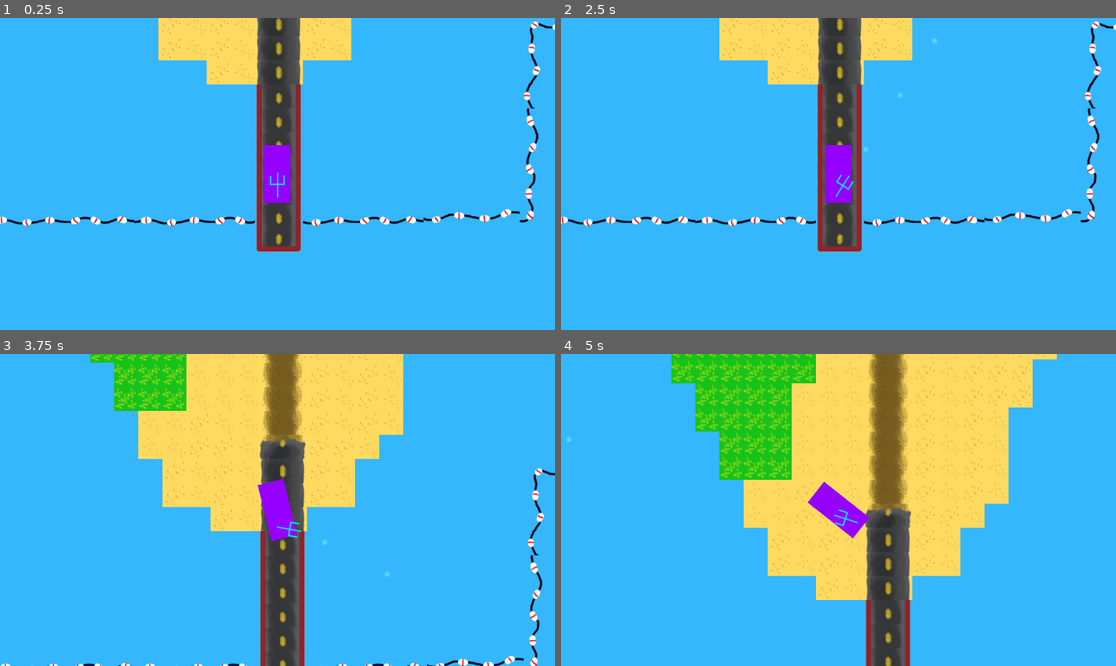
Above: before the commit, frames 1-4 (two rows, left to right).
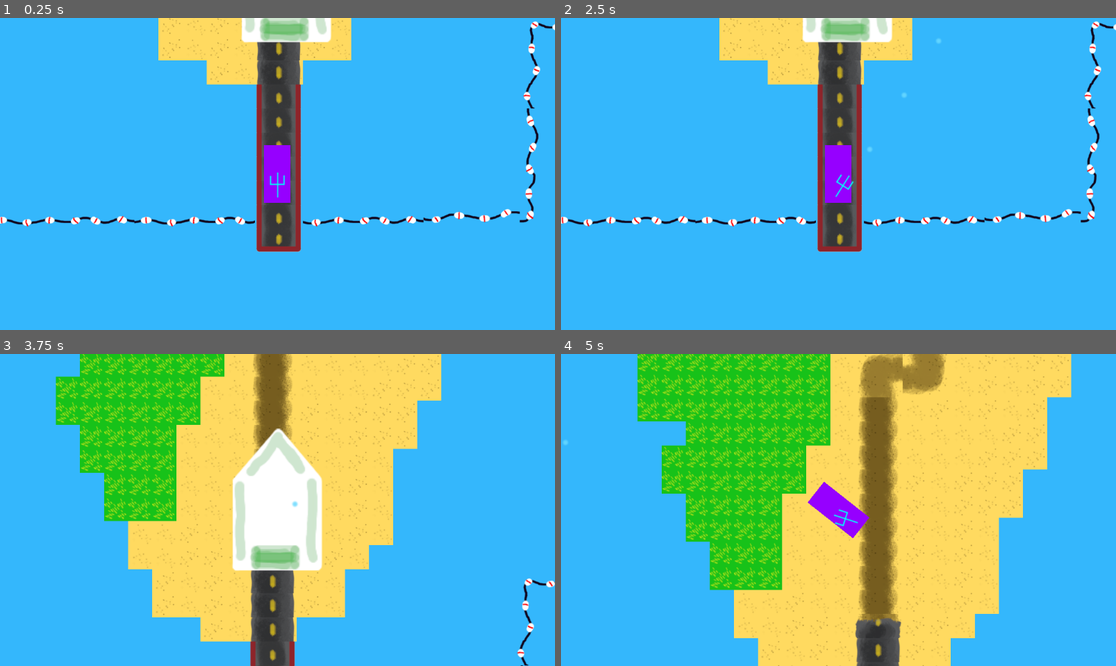
Above: after the commit, the same moments.

Repository: JoshuaKabo/Bothell-Jammin-PSW
Game: Godot game, scene res://GameAssets/main_scene.tscn
Two runs of this game, one before a commit and one after it. Both use one fixed random seed, a clock stepped at 60 frames per second and the inputs below. Sound files missing from this copy of the repository are replaced by a short silence.
Inputs (mouse positions are in pixels of both pictures, inside the frame that each line leads up to):
- Up to frame 1 (0.25 s): no input
- Up to frame 2 (2.5 s): tap Enter at 0.5 s; move the mouse to (960, 158) at 0.52 s; press the mouse at (960, 158) at 0.53 s; hold D (steer_right) 0.53-1.28 s; move the mouse to (727, 189) at 1.27 s; release the mouse at (727, 189) at 1.28 s; hold Down (brake) 1.28-2.03 s; click (727, 189) at 1.35 s; tap Space at 2 s; move the mouse to (894, 105) at 2.02 s; press the mouse at (894, 105) at 2.03 s; hold D (steer_right) from 2.03 s (still down)
- Up to frame 3 (3.75 s): tap Enter at 2.75 s; move the mouse to (249, 572) at 2.77 s; release D (steer_right) at 2.78 s; release the mouse at (249, 572) at 2.78 s; hold Up (accelerate) 2.78-3.53 s; click (249, 572) at 2.85 s; move the mouse to (444, 556) at 3.52 s; press the mouse at (444, 556) at 3.53 s; hold Left (steer_left) from 3.53 s (still down)
- Up to frame 4 (5 s): keep holding Left (steer_left); move the mouse to (672, 463) at 4.27 s; release the mouse at (672, 463) at 4.28 s; click (672, 463) at 4.35 s

The runs differ from the first frame. In frame 1, 1.3% of the frame differs, in the area x 43-60%, y 0-9%; in frame 2, 1.3%; in frame 3, 34%; in frame 4, 36%, in the area x 0-92%, y 0-100%.

Commit message:
ferry carries player

Diff:
--- /dev/null
+++ b/GameAssets/Items/ferry.gd
@@ -0,0 +1,72 @@
+extends CharacterBody2D
+
+const SPEED = 300.0
+
+var audio_player
+@export var sound_ferry_start: AudioStream
+@export var sound_ferry_loop: AudioStream
+@export var sound_ferry_stop: AudioStream
+
+@export var objective: Node2D
+var objective_pos_tolerance = 10.0
+
+var is_traveling = false
+var player_car = null
+
+func _ready():
+	audio_player = get_node("FerryAudio")
+
+func _physics_process(_delta):
+	# if is_traveling and is not within objective_pos_tolerance of objective
+	# move towards objective
+	if is_traveling:
+		if objective:
+			var objective_pos = objective.get_global_position()
+			var distance = objective_pos.distance_to(get_global_position())
+			if distance > objective_pos_tolerance:
+				player_car.set_global_position(get_global_position())
+				var direction = (objective_pos - get_global_position()).normalized()
+				velocity = direction * SPEED
+				move_and_slide()
+			else:
+				objective_reached()
+		else:
+			is_traveling = false
+			audio_player.stop()
+			audio_player.stream = sound_ferry_stop
+			audio_player.play()
+
+	move_and_slide()
+
+func objective_reached():
+	velocity = Vector2(0, 0)
+	is_traveling = false
+	audio_player.stop()
+	audio_player.stream = sound_ferry_stop
+	audio_player.play()
+	remove_child(player_car)
+	player_car = null
+
+func retrieve_player():
+	if player_car:
+		# add the player car as a child of this ferry's scene
+		# add_child(player_car)
+
+		# set the player car's position to this ferry's position
+		player_car.set_global_position(get_global_position())
+
+
+# on collision enter
+# if the collision is with the player
+# and this ferry has an objective
+# go to the objective
+func _on_area_2d_body_entered(body:Node2D):
+	print("entered ferry area")
+
+	# we know that the body is a player because of the collision mask
+	if objective:
+		player_car = body
+		retrieve_player()
+		is_traveling = true
+		audio_player.stream = sound_ferry_start
+		audio_player.play()
--- a/GameAssets/Items/ferry.tscn
+++ b/GameAssets/Items/ferry.tscn
@@ -1,16 +1,29 @@
-[gd_scene load_steps=3 format=3 uid="uid://c8w5k5eo65kx8"]
+[gd_scene load_steps=4 format=3 uid="uid://c8w5k5eo65kx8"]
 
+[ext_resource type="Script" path="res://GameAssets/Items/ferry.gd" id="1_6gdgx"]
 [ext_resource type="Texture2D" uid="uid://dba0m2byr2grh" path="res://GameAssets/Items/Sprites/ferry.png" id="1_hdoug"]
 
 [sub_resource type="CapsuleShape2D" id="CapsuleShape2D_u71b7"]
 radius = 54.0
 height = 154.0
 
-[node name="CharacterBody2D" type="CharacterBody2D"]
+[node name="ferry" type="CharacterBody2D"]
+scale = Vector2(2, 2)
+collision_layer = 0
+collision_mask = 2
+script = ExtResource("1_6gdgx")
 
 [node name="Sprite2D" type="Sprite2D" parent="."]
 texture = ExtResource("1_hdoug")
 
-[node name="CollisionShape2D" type="CollisionShape2D" parent="."]
+[node name="FerryAudio" type="AudioStreamPlayer2D" parent="."]
+
+[node name="Area2D" type="Area2D" parent="."]
+collision_layer = 0
+collision_mask = 2
+
+[node name="CollisionShape2D" type="CollisionShape2D" parent="Area2D"]
 position = Vector2(0, 6)
 shape = SubResource("CapsuleShape2D_u71b7")
+
+[connection signal="body_entered" from="Area2D" to="." method="_on_area_2d_body_entered"]
--- a/GameAssets/Player/player_car.gd
+++ b/GameAssets/Player/player_car.gd
@@ -41,6 +41,8 @@
 
 var car_audio: AudioStreamPlayer2D
 
+var on_ferry = false
+
 @export var car_volume_db = 0.0
 var reverse_volume_db = -6.0
 
@@ -50,13 +52,18 @@
 	car_audio.volume_db = car_volume_db
 
 func _physics_process(delta):
-	acceleration = Vector2.ZERO
-	get_input()
-	apply_friction()
-	calculate_steering(delta)
+	if not on_ferry:
+		acceleration = Vector2.ZERO
+		get_input()
+		apply_friction()
+		calculate_steering(delta)
 
-	velocity += acceleration * delta
-	# apply movement from velocity TODO: unsure if this still applies
+		velocity += acceleration * delta
+	# ferry takes over
+	else:
+		velocity = Vector2.ZERO
+		acceleration = Vector2.ZERO
+
 	move_and_slide()
 
 func apply_friction():
@@ -94,7 +101,6 @@
 		car_audio.volume_db = car_volume_db
 		car_audio.stop()
 
-		print("break????")
 		car_audio.stream = sound_car_brake
 		car_audio.play()
 
@@ -144,3 +150,7 @@
 		car_audio.stream = sound_car_loop
 		car_audio.play()
 	# $CarAudio.play()
+
+func board_ferry():
+	#
+	pass
--- a/GameAssets/Player/player_car.tscn
+++ b/GameAssets/Player/player_car.tscn
@@ -16,6 +16,7 @@
 height = 128.0
 
 [node name="Player" type="CharacterBody2D"]
+collision_layer = 2
 script = ExtResource("1_w4sd8")
 sound_start_car = ExtResource("2_2a7iw")
 sound_car_loop = ExtResource("3_un60l")
--- a/GameAssets/main_scene.tscn
+++ b/GameAssets/main_scene.tscn
@@ -1,9 +1,10 @@
-[gd_scene load_steps=9 format=3 uid="uid://bkbbmh46oc1ie"]
+[gd_scene load_steps=10 format=3 uid="uid://bkbbmh46oc1ie"]
 
 [ext_resource type="PackedScene" uid="uid://bhvywqli0xpt" path="res://GameAssets/Player/player_car.tscn" id="1_bbhq1"]
-[ext_resource type="Texture2D" uid="uid://vm86phbvmp4a" path="res://GameAssets/TileMap/Sprites/tilelayout.png" id="2_bdr2c"]
-[ext_resource type="Texture2D" uid="uid://c45kh4h80ecky" path="res://GameAssets/TileMap/Sprites/boundaryline.png" id="3_mipe3"]
+[ext_resource type="Texture2D" path="res://GameAssets/TileMap/Sprites/tilelayout.png" id="2_bdr2c"]
+[ext_resource type="Texture2D" path="res://GameAssets/TileMap/Sprites/boundaryline.png" id="3_mipe3"]
 [ext_resource type="AudioStream" uid="uid://bhd3xhpye22kw" path="res://GameAssets/Sounds/recordings_edited/ambience.ogg" id="4_8o8pc"]
+[ext_resource type="PackedScene" uid="uid://c8w5k5eo65kx8" path="res://GameAssets/Items/ferry.tscn" id="5_72d2y"]
 
 [sub_resource type="TileSetAtlasSource" id="TileSetAtlasSource_qw1xi"]
 texture = ExtResource("3_mipe3")
@@ -273,7 +274,7 @@
 [node name="level_tiles" type="TileMap" parent="."]
 tile_set = SubResource("TileSet_5gb36")
 format = 2
-layer_0/tile_data = PackedInt32Array(1310728, 0, 0, 1310727, …(6021 unchanged characters)… 6, 0, 458763, 65536, 0, -65530, 196608, 4, -65529, 262144, 4, -131066, 196608, 4, -131065, 262144, 4, -196602, 196608, 4, -196601, 262144, 4, -262138, 196608, 3, -262137, 262144, 3)
+layer_0/tile_data = PackedInt32Array(1310728, 0, 0, 1310727, …(6021 unchanged characters)… 6, 0, 458763, 65536, 0, -65530, 196608, 3, -65529, 262144, 3)
 
 [node name="Player" parent="." instance=ExtResource("1_bbhq1")]
 position = Vector2(248, 1650)
@@ -282,3 +283,10 @@
 [node name="audio_ambient" type="AudioStreamPlayer" parent="."]
 stream = ExtResource("4_8o8pc")
 autoplay = true
+
+[node name="Ferry_objective" type="Node2D" parent="."]
+position = Vector2(190, 487)
+
+[node name="ferry" parent="." node_paths=PackedStringArray("objective") instance=ExtResource("5_72d2y")]
+position = Vector2(265, 1216)
+objective = NodePath("../Ferry_objective")
Not shown: 1 places in water_drop.tscn that only renumber resources
